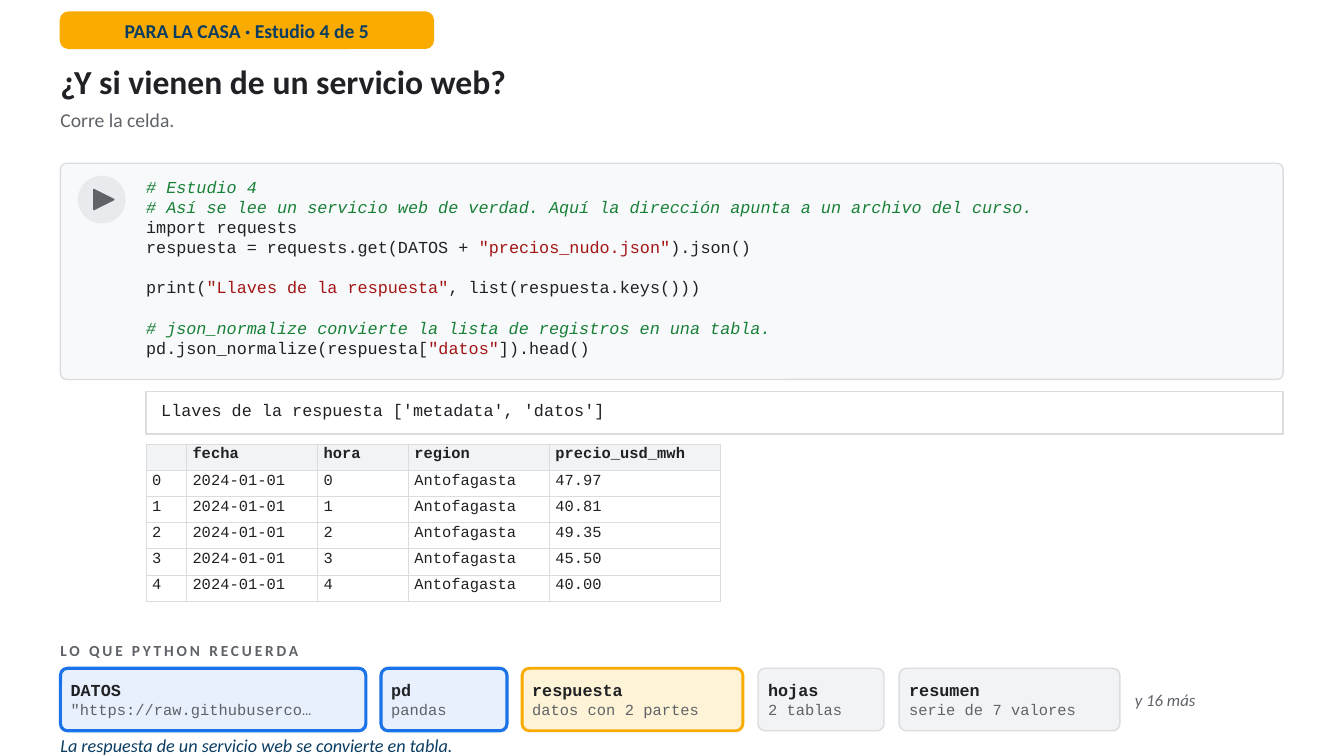
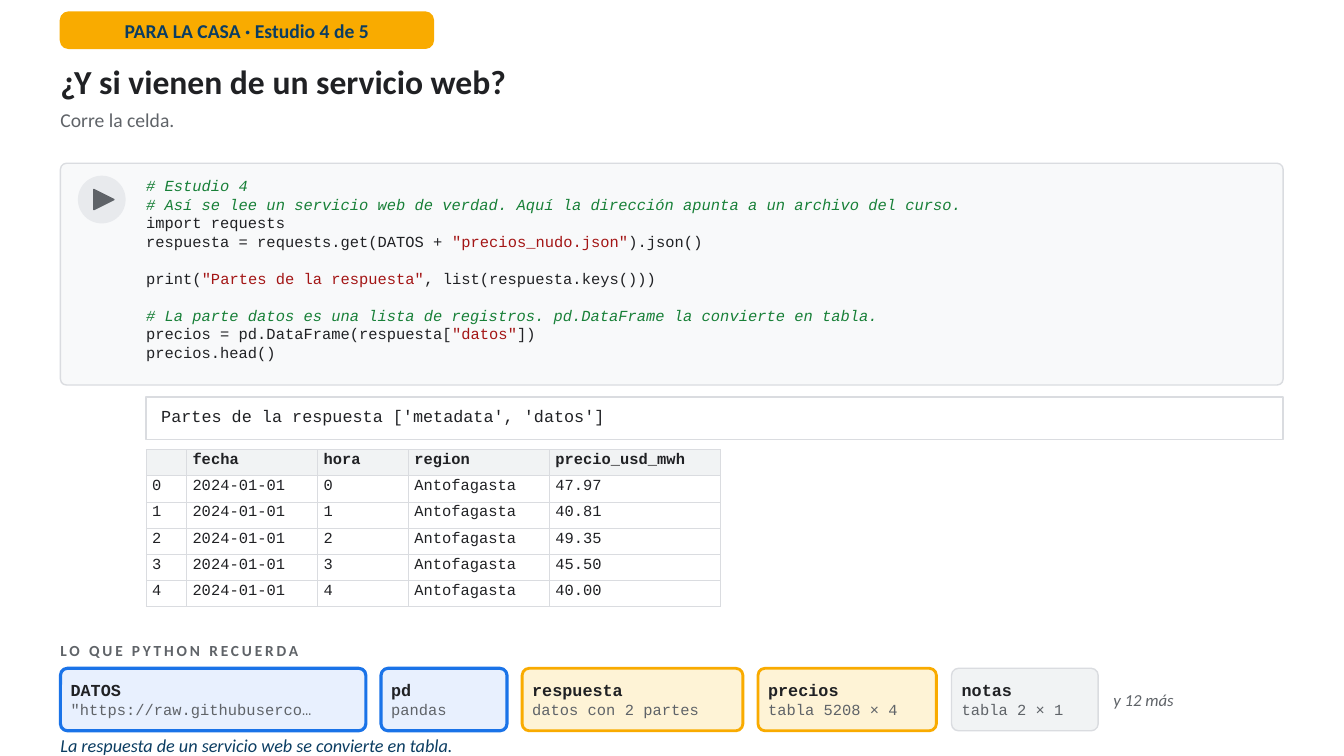
Before and after one commit to RodrigoMSB/curso-python-minergia, a slide deck: slide 57 of presentaciones/Simulador_Lab01_guiado.pptx (slide 58 before the commit). Drawn at 1344x756 pixels with LibreOffice and Linux fonts; fonts in the diff are those of the drawing. Boxes give left, top, right and bottom in pixels: in the first picture for what was removed or moved away, otherwise in the second. Text is boxed around its words. In the diff, an @@ line names an element or a change of style, - is before the commit and + after.

```diff
--- a/presentaciones/Simulador_Lab01_guiado.pptx
+++ b/presentaciones/Simulador_Lab01_guiado.pptx
@@ rounded rectangle: place and size @@
-rounded rectangle at <box>60,163,1284,380</box>
+rounded rectangle at <box>60,163,1284,385</box>
@@ rounded rectangle at <box>60,163,1284,385</box>: proportions changed @@
@@ text at <box>146,180,961,251</box>: size 12 to 11 pt in "# Estudio 4", "# Así se lee un servicio web ...", "import requests", "respuesta = requests.get(DATOS + "precios_nudo.json").json()" @@
@@ text at <box>146,273,878,362</box>: text changed; size 12 to 11 pt @@
-print("Llaves de la respuesta", list(respuesta.keys()))
-# json_normalize convierte la lista de registros en una tabla.
-pd.json_normalize(respuesta["datos"]).head()
+print("Partes de la respuesta", list(respuesta.keys()))
+# La parte datos es una lista de registros. pd.DataFrame la convierte en tabla.
+precios = pd.DataFrame(respuesta["datos"])
+precios.head()
@@ rectangle: place and size @@
-rectangle at <box>146,391,1284,434</box>
+rectangle at <box>146,397,1284,440</box>
@@ text at <box>161,410,605,426</box>: text changed @@
-Llaves de la respuesta ['metadata', 'datos']
+Partes de la respuesta ['metadata', 'datos']
@@ table: place and size @@
-table at <box>146,445,721,596</box>
+table at <box>146,450,721,602</box>
@@ rounded rectangle: place and size @@
-rounded rectangle at <box>758,668,884,731</box>
+rounded rectangle at <box>758,668,937,731</box>
@@ rounded rectangle at <box>758,668,937,731</box>: fill #F1F3F4 to #FEF3D6; outline #DADCE0 1 pt to #F9AB00 2 pt @@
@@ text at <box>768,684,897,715</box>: text changed @@
-hojas
-2 tablas
+precios
+tabla 5208 × 4
@@ rounded rectangle: place and size @@
-rounded rectangle at <box>899,668,1120,731</box>
+rounded rectangle at <box>952,668,1099,731</box>
@@ text at <box>962,685,1063,715</box>: text changed @@
-resumen
-serie de 7 valores
+notas
+tabla 2 × 1
@@ text at <box>1113,694,1173,709</box>: text changed @@
-y 16 más
+y 12 más
```
Also in this commit, not shown: 28 other slides changed, 6 slides added, 6 slides removed, 22 other files.
